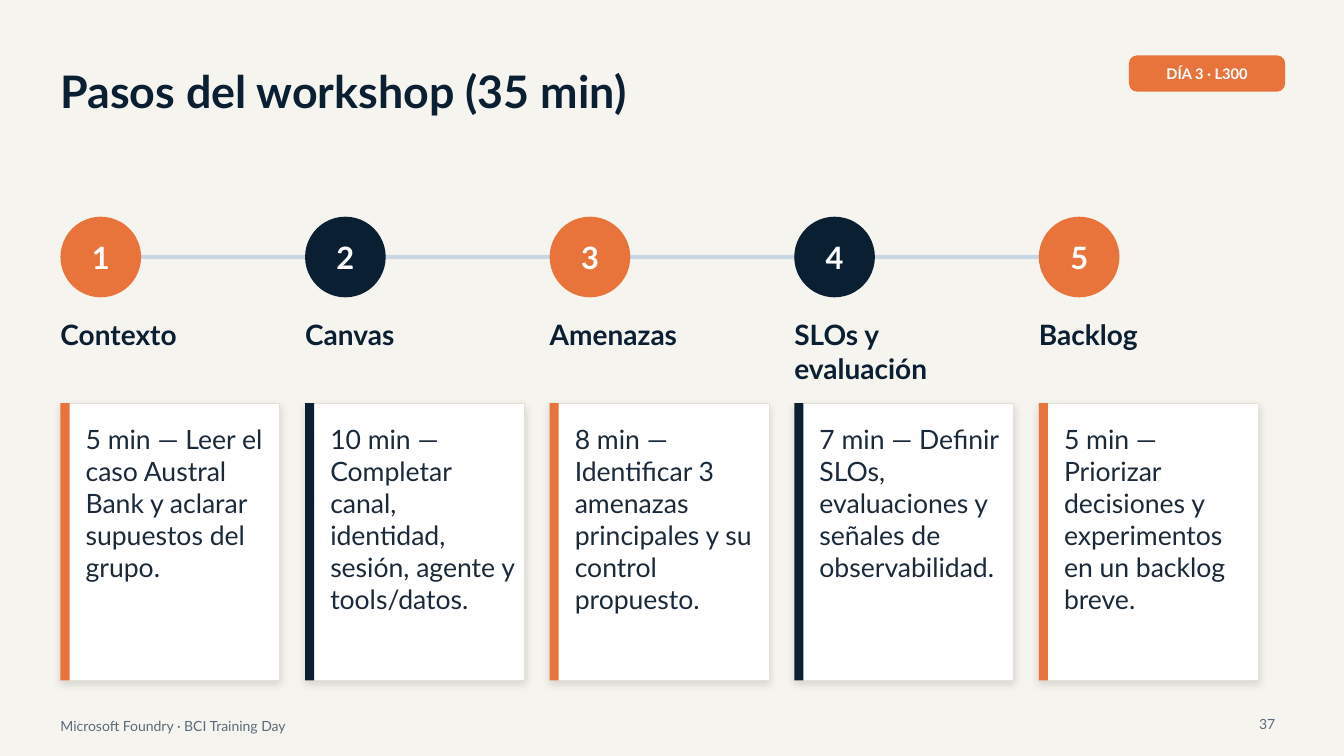
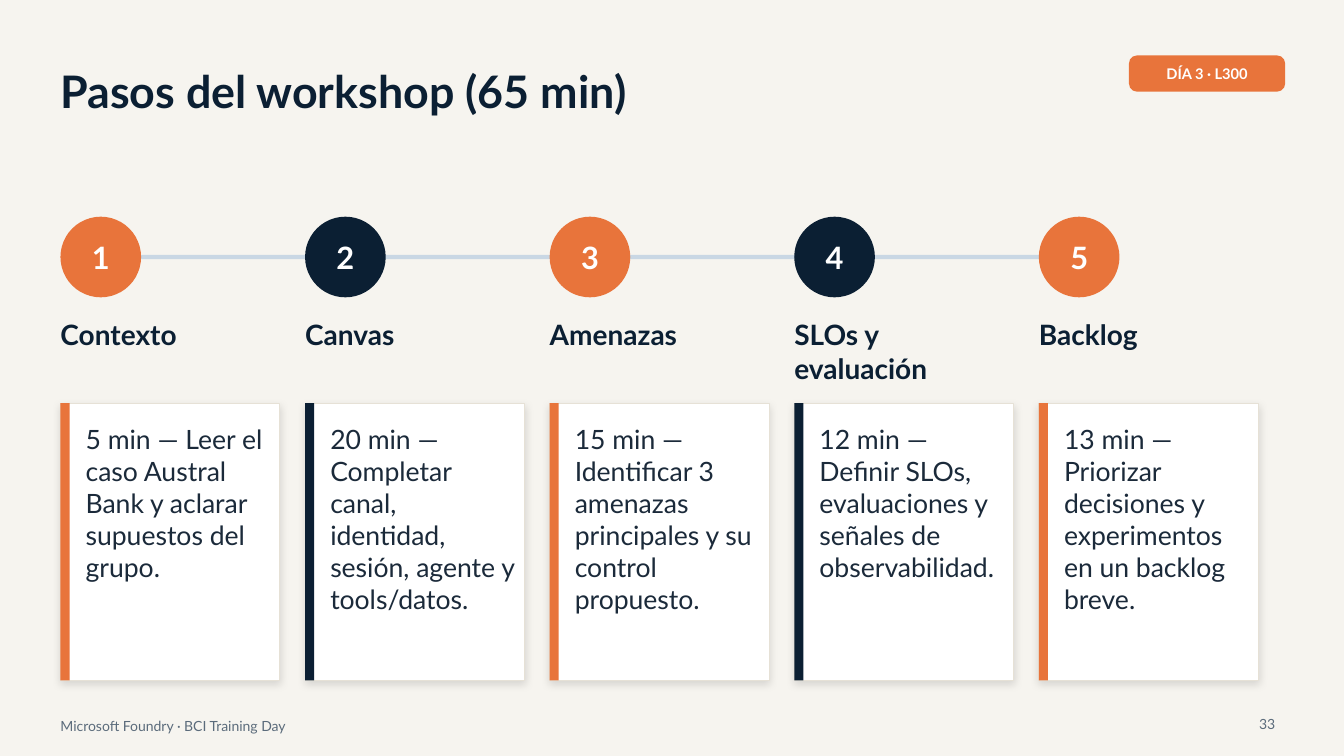
Before and after one commit to valegrajales/bci_workshop, a slide deck: slide 33 of presentaciones/BCI_Foundry_Dia3_L300_Produccion_Gobierno.pptx (slide 37 before the commit). Drawn at 1344x756 pixels with LibreOffice and Linux fonts; fonts in the diff are those of the drawing. Boxes give left, top, right and bottom in pixels: in the first picture for what was removed or moved away, otherwise in the second. Text is boxed around its words. In the diff, an @@ line names an element or a change of style, - is before the commit and + after.

```diff
--- a/presentaciones/BCI_Foundry_Dia3_L300_Produccion_Gobierno.pptx
+++ b/presentaciones/BCI_Foundry_Dia3_L300_Produccion_Gobierno.pptx
@@ text at (x1=60, y1=73, x2=627, y2=116): text changed @@
-Pasos del workshop (35 min)
+Pasos del workshop (65 min)
@@ text at (x1=330, y1=429, x2=515, y2=610): text changed @@
-10 min — Completar canal, identidad, sesión, agente y tools/datos.
+20 min — Completar canal, identidad, sesión, agente y tools/datos.
@@ text at (x1=575, y1=429, x2=751, y2=614): text changed @@
-8 min — Identificar 3 amenazas principales y su control propuesto.
+15 min — Identificar 3 amenazas principales y su control propuesto.
@@ text at (x1=819, y1=429, x2=994, y2=578): text changed @@
-7 min — Definir SLOs, evaluaciones y señales de observabilidad.
+12 min — Definir SLOs, evaluaciones y señales de observabilidad.
@@ text at (x1=1064, y1=429, x2=1225, y2=609): text changed @@
-5 min — Priorizar decisiones y experimentos en un backlog breve.
+13 min — Priorizar decisiones y experimentos en un backlog breve.
@@ page number at (x1=1259, y1=719, x2=1275, y2=729): text changed @@
-37
+33
```
Also in this commit, not shown: 12 other slides changed, 4 slides added, 8 slides removed, 18 other files.
